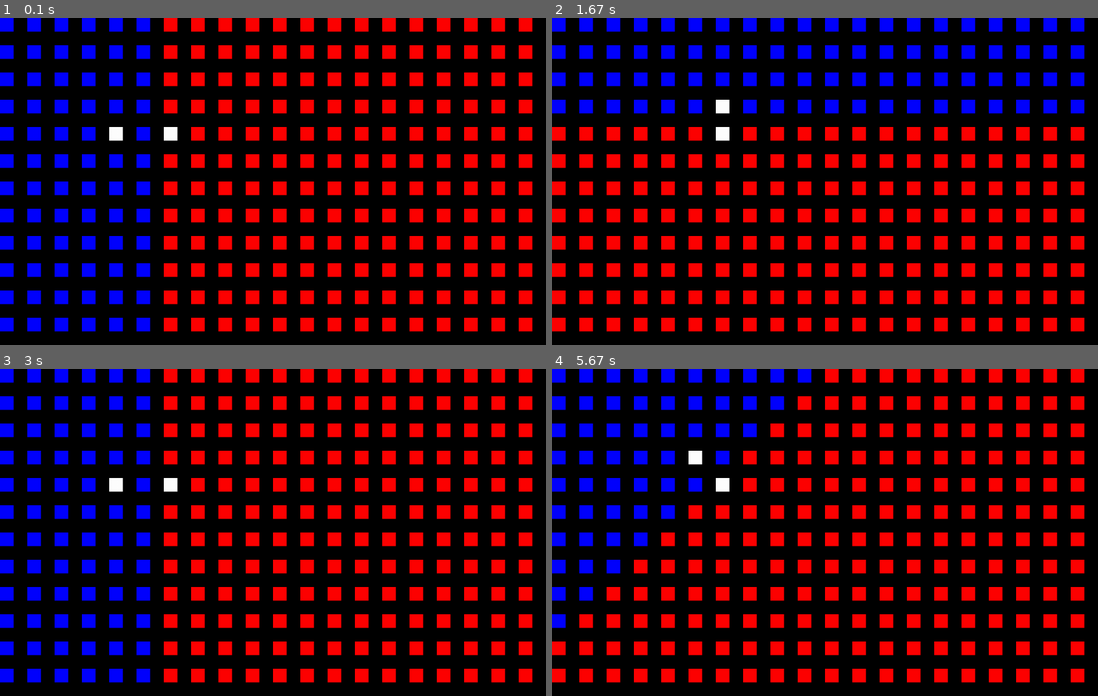
Above: before the commit, frames 1-4 (two rows, left to right).
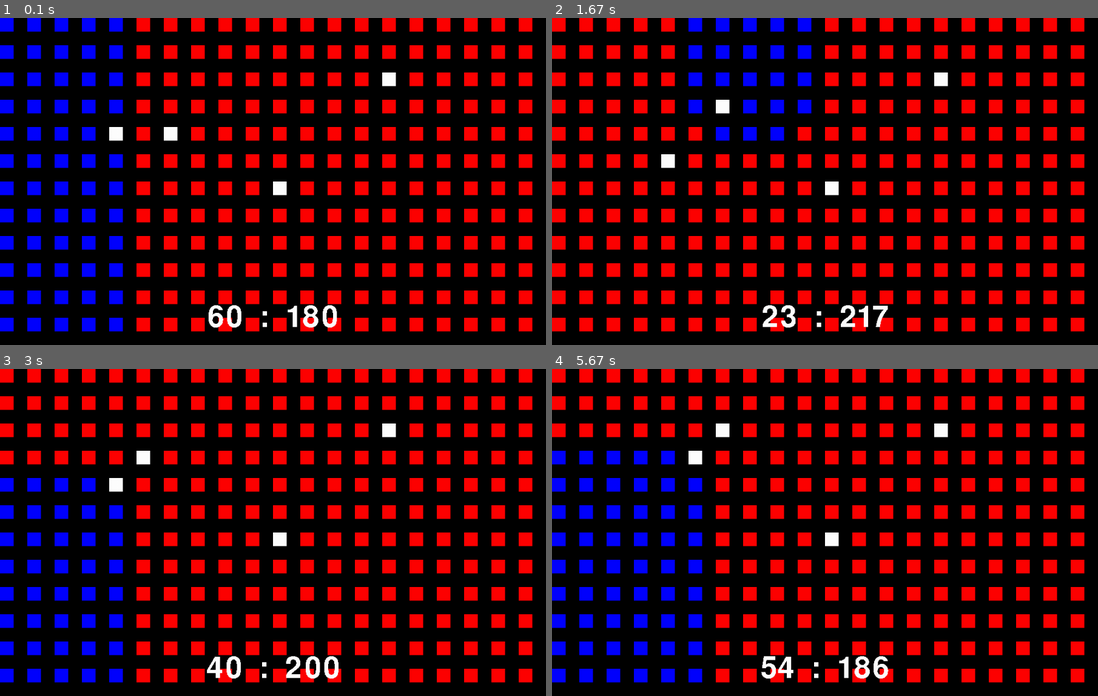
Above: after the commit, the same moments.

Repository: LWhite200/pygames
Game: pygame game, started from Final War/Final War.py
The game is run twice, just before and just after one commit, with the same random seed, the same clock (stepped at 60 frames per second) and the same inputs.
Inputs:
- Up to frame 1 (0.1 s): no input
- Up to frame 2 (1.67 s): hold D 0.33-0.8 s; hold W 0.83-1.13 s; hold D 1.17-1.63 s
- Up to frame 3 (3 s): hold A 1.67-2.2 s; hold S 2.23-2.53 s; hold A 2.57-2.97 s
- Up to frame 4 (5.67 s): hold W 3-3.37 s; hold D 3.4-4.03 s; hold S 4.07-4.43 s; hold A 4.47-4.93 s; hold D 4.97-5.43 s; hold W from 5.47 s (still down)

The runs differ from the first frame. In frame 1, 2.1% of the frame differs, in the area x 25-73%, y 0-96%; in frame 2, 7.6%, in the area x 0-98%, y 0-95%; in frame 3, 4.4%; in frame 4, 6.9%.

Commit message:
Add files via upload

Diff:
--- a/Final War/Final War.py
+++ b/Final War/Final War.py
@@ -1,5 +1,7 @@
-import pygame
+from collections import deque
+import pygame # type: ignore
 import math
+import random
 pygame.init()
 
 width, height = 1000, 600
@@ -9,41 +11,88 @@
 clock = pygame.time.Clock()
 
 world = [[0 for _ in range(wth)] for _ in range(hth)]
+worldScore = [0, 0]
 
-font = pygame.font.Font('font/Pixeltype.ttf', 50)
-score_surf = font.render("", False, (64, 64, 64))
-score_rect = score_surf.get_rect(center = (400, 50))
+font = pygame.font.Font('font/Pixeltype.ttf', 80)
 
 background = pygame.Surface((width, height))
 background.fill('Black')
-background_rect = background.get_rect(center = (400, 200))
+background_rect = background.get_rect(center = (width // 2, height // 2))
 
 player = pygame.Surface((25, 25))
 player.fill('White')
 player_rect = player.get_rect(topleft = (200, 200))
 
-enemy = pygame.Surface((25, 25))
-enemy.fill('White')
-enemy_rect = enemy.get_rect(topleft = (300, 200))
+EnemyObjs = []
+
+class enemObj:
+    def __init__(self, x, y):
+        self.x = x
+        self.y = y
+        self.surface = pygame.Surface((25, 25))
+        self.surface.fill('White')
+        self.rect = self.surface.get_rect(topleft=(self.x, self.y))
+
+    def moveRandom(self):
+        ranStep = random.randint(1, 4)
+
+        if ranStep == 1 and self.x >= 50:
+            self.x -= 50
+        elif ranStep == 2 and self.x < width - 50:
+            self.x += 50
+        elif ranStep == 3 and self.y < height - 50:
+            self.y += 50
+        elif ranStep == 4 and self.y >= 50:
+            self.y -= 50
+
+        self.rect.topleft = (self.x, self.y)
+
+EnemyObjs.append(enemObj(300, 200))
+EnemyObjs.append(enemObj(500, 300))
+EnemyObjs.append(enemObj(700, 100))
 
 def updateBoard():
+    q = deque()
+    visit = [[False for _ in range(wth)] for _ in range(hth)]
+    worldScore[0], worldScore[1] = 0, 0
+
+
+
+    for enemy in EnemyObjs:
+        enemX = enemy.rect.x // 50
+        enemY = enemy.rect.y // 50
+        q.append((enemX, enemY))
+        world[enemX][enemY] = 0  # Mark enemy positions as 0 initially
+        visit[enemX][enemY] = True
+        worldScore[world[enemX][enemY]] += 1
+
     playX = player_rect.x // 50
     playY = player_rect.y // 50
+    q.append((playX, playY))
+    world[playX][playY] = 1  # Player's starting position
+    visit[playX][playY] = True
+    worldScore[world[playX][playY]] += 1
 
-    enemX = enemy_rect.x // 50
-    enemY = enemy_rect.y // 50
+    while q:
+        px, py = q.popleft()
+        color = world[px][py]
 
-    for i in range(hth):
-        for j in range(wth):
-            playDist = math.sqrt((i - playX)**2 + (j - playY)**2)
-            enemDist = math.sqrt((i - enemX)**2 + (j - enemY)**2)
+        # Explore the 4 possible directions (up, down, left, right)
+        for dx, dy in [(-1, 0), (1, 0), (0, -1), (0, 1)]:
+            nx, ny = px + dx, py + dy
 
-            if enemDist < playDist:
-                world[i][j] = 0
-            else:
-                world[i][j] = 1
+            # Ensure the new position is within bounds and hasn't been visited
+            if 0 <= nx < hth and 0 <= ny < wth and not visit[nx][ny]:
+                visit[nx][ny] = True
+                world[nx][ny] = color  # Update the board with the correct color
+                q.append((nx, ny))  # Add the position to the queue for further exploration
+                worldScore[color] += 1
+
+
+
 
 updateBoard()
+
 while True:
     for event in pygame.event.get():
         if event.type == pygame.QUIT:
@@ -66,7 +115,10 @@
                 if player_rect.right < width - 50:
                     player_rect.x += 50
                     moved = True
-            if moved: updateBoard()
+            if moved:
+                EnemyObjs[0].moveRandom()
+                updateBoard()
+
 
     screen.blit(background, background_rect)
 
@@ -77,7 +129,13 @@
             pygame.draw.rect(screen, color, pygame.Rect(i * 50, j * 50, 25, 25))
 
     screen.blit(player, player_rect)
-    screen.blit(enemy, enemy_rect)
+
+    for enemy in EnemyObjs:
+        screen.blit(enemy.surface, enemy.rect)
+
+    scoreText = str(str(worldScore[1]) + "  :  " + str(worldScore[0]))
+    score_surf = font.render(scoreText, False, (254, 254, 254))
+    score_rect = score_surf.get_rect(center = (500, 550))
     screen.blit(score_surf, score_rect)
 
     pygame.display.update()
